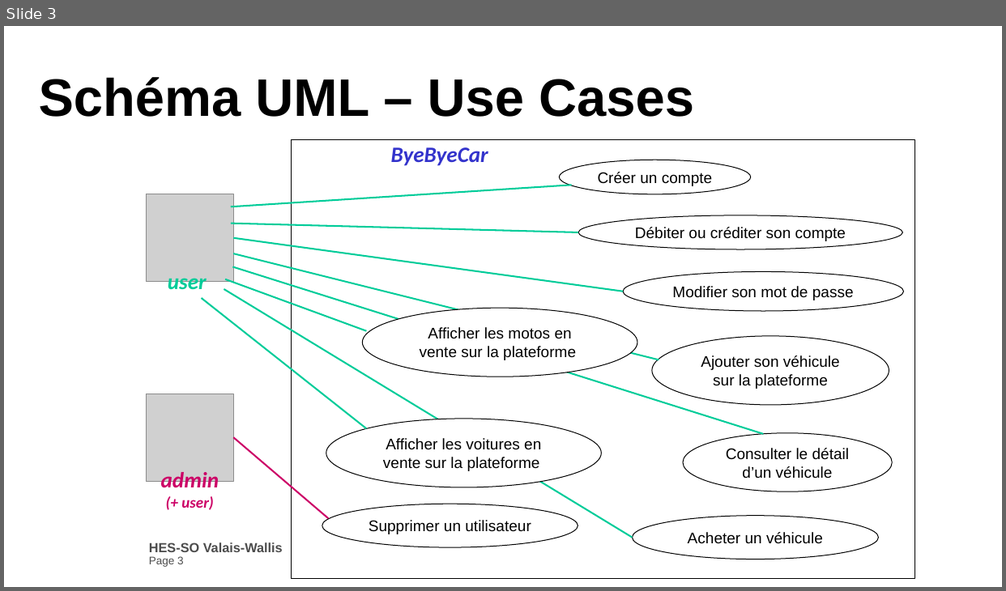
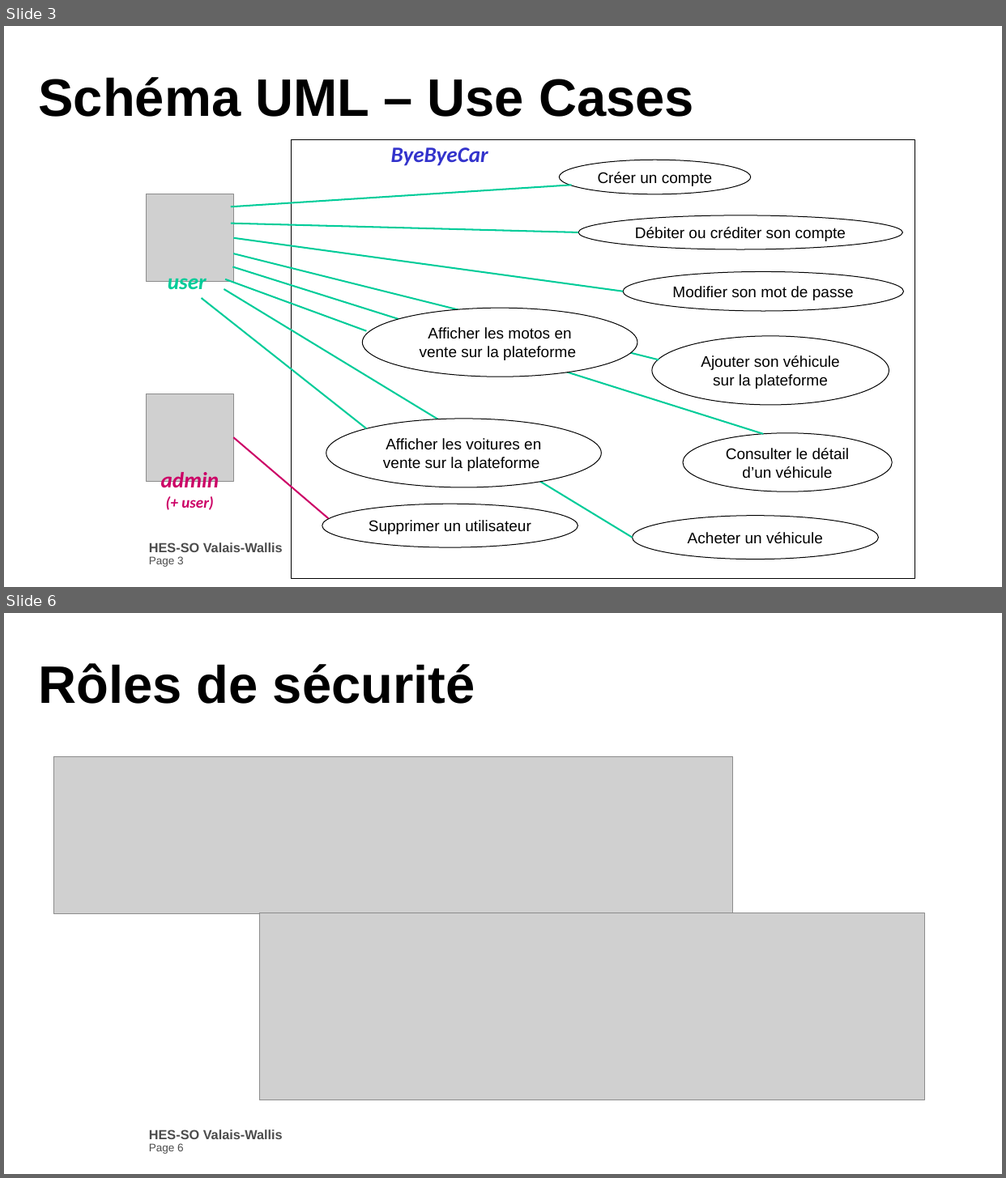
Before and after one commit to Bornatch/JavaEE_MiniProjet, a slide deck: Montaine_Valentin_ByeByeCar.pptx. Shown one above the other, each under a label of ours: slide 3 before the commit, slides 3 and 6 after it; the slides between them are not shown. The pictures are 1006x591 and 1006x1178 pixels, drawn with LibreOffice and Linux fonts; fonts in the diff are those of the drawing; grey boxes stand for pictures; background and template pictures are left out. Boxes give left, top, right and bottom in pixels: in the first picture for what was removed or moved away, otherwise in the second. Text is boxed around its words. In the diff, an @@ line names an element or a change of style, - is before the commit and + after.

```diff
--- a/Montaine_Valentin_ByeByeCar.pptx
+++ b/Montaine_Valentin_ByeByeCar.pptx
@@ slide 6 added at bbox=[4, 613, 1002, 1174], background #FFFFFF; not listed: 1 template element that a slide beside it also shows @@
@@ text added at bbox=[39, 663, 475, 704], 48 pt, text #000000, bold @@
+Rôles de sécurité
@@ picture added at bbox=[54, 756, 733, 914] @@
@@ picture added at bbox=[260, 914, 924, 1100] @@
```
Also in this commit, not shown: 2 slides changed, 1 other slide added, 4 other files.
